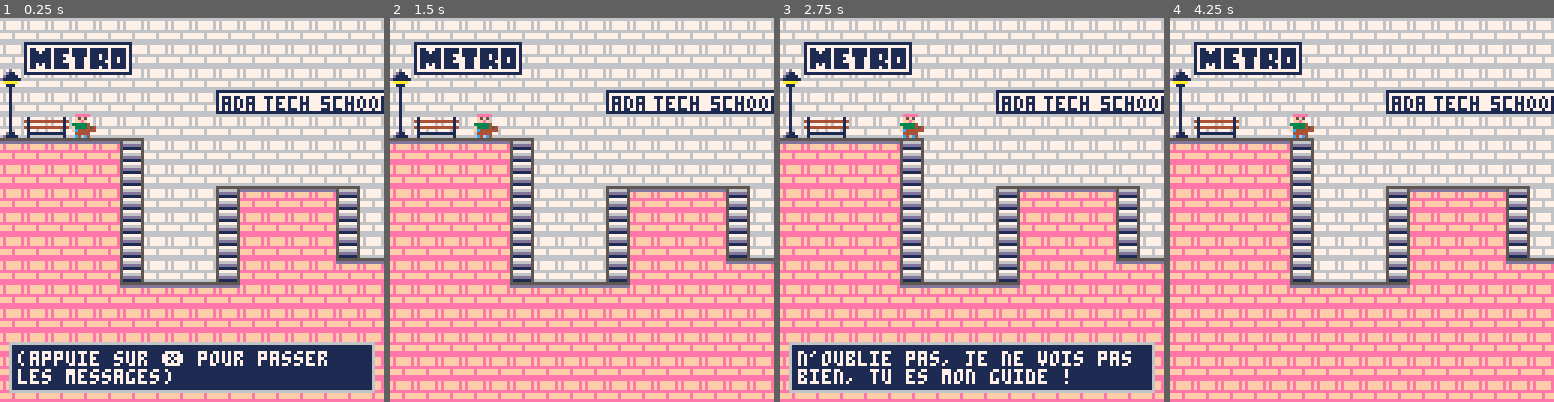
Above: before the commit, frames 1-4 (left to right).
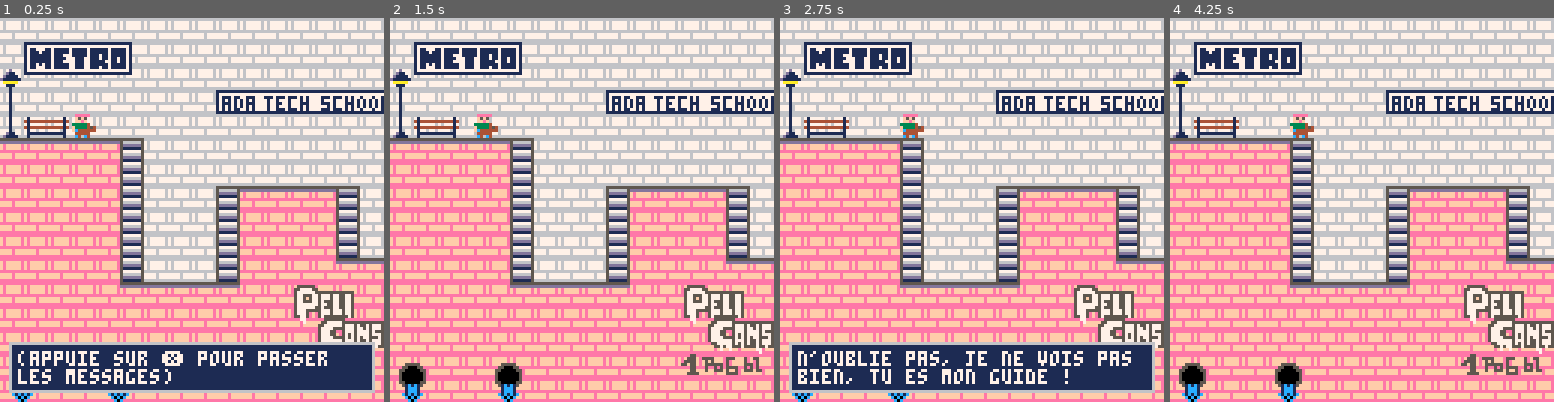
Above: after the commit, the same moments.

Repository: EdithMenechi/Projet-ADA-1-Jeu-Pico-8-Woof-
Game: PICO-8 cartridge woof.p8
Same seed, same stepped clock (60 frames per second), same inputs: the game is played once before the commit and once after it.
Inputs:
- Up to frame 1 (0.25 s): no input
- Up to frame 2 (1.5 s): tap X (X key) at 0.33, 1.07 s
- Up to frame 3 (2.75 s): hold Right 1.6-2.1 s; tap X (X key) at 1.85 s; hold Up 2.15-2.42 s; hold Right from 2.47 s (still down)
- Up to frame 4 (4.25 s): tap X (X key) at 2.97, 4.08 s; release Right at 3.03 s; hold Left 3.08-3.58 s; hold Down 3.63-3.97 s; hold Right from 4.02 s (still down)

The runs differ from the first frame. In frame 1, 2.3% of the frame differs, in the area x 3-100%, y 69-100%; in frame 2, 3.9%, in the area x 2-100%, y 69-100%; in frame 3, 2.3%; in frame 4, 3.9%.

Commit message:
décors mis à jour

Diff:
--- a/Pelican.p8
+++ /dev/null
@@ -1,238 +0,0 @@
-pico-8 cartridge // http://www.pico-8.com
-version 38
-__lua__
--- mandatory
-
-function _init()
-	create_player()
-	init_msg()
-end
-
-function _update()
-	if not messages[1] then
-		player_movement()
-	end
-	woof()
-	var()
-	down()
-	up()
-	obstacle()
-	didacticiel()
-	update_msg()
-	update_camera()
-end
-
-function _draw()
-	cls()
-	draw_map()
-	draw_player()
-	draw_msg()
-	draw_var()
-end
--->8
--- map et camera
-
--- map
-
-function draw_map()
-	map (0,0,0,0,128,64)
-end
-
-function check_flag(flag,x,y)
-	local sprite=mget(x,y)
-	return fget(sprite,flag)
-end
-
-
--- camera
-
-function update_camera()
- camx=mid(0,p.x-7.5,31-15)
- camy=mid(0,p.y-7.5,31-15)
- camera(camx*8,camy*8)
-end
-
--- mid(... 31-15)
---31:taille max de la carte
---mettre un y fixe
--->8
--- player + woof
-
-function create_player()
-	p={x=6,y=2,sprite=16}
-end
-
-function player_movement()
-	newx=p.x
-	newy=p.y
-		if (btnp(➡️)) newx+=1
-		if (btnp(⬅️)) newx-=1
-	--	if (btnp(⬇️)) newy+=1
-	--	if (btnp(⬆️)) newy-=1
-
-	if not check_flag(0,newx,newy) then
-		p.x=newx
-		p.y=newy
-	end
-end
-
-function draw_player()
-	spr(p.sprite,p.x*8,p.y*8)
-end
-
--- commandes sons
-
-function woof()
- if (btnp(⬅️)) sfx(0)
- if (btnp(⬆️)) sfx(1)
- if (btnp(⬇️)) sfx(2)
- if (btnp(➡️)) sfx(3)
-end
-
--- !regler les commandes
--- haut bas : sons, dg bouger
--- x passer les msgs
--->8
--- actions
-
--- fonction action descendre
-
-function down()
-	if (btn(4)) then --a enlever
-	repeat
-		newy+=1
-		newx=p.x
-	until check_flag(0,newx,newy+1)
-		p.x=newx
-		p.y=newy
-	end
-end
-
--- fonction action monter
-
-function up()
-if (btn(4)) then -- a enlever
-	repeat
-		newy-=1
-		newx=p.x
-	until check_flag(0,newx,newy+1)
-		p.x=newx
-		p.y=newy
-	end
-end
--->8
--- flags
-
-function obstacle()
-	if check_flag(1,newx,newy) then
-	create_msg("aveugle",
-	"on s'arrete, que dois-je \nfaire?")
-	end
-	-- + modif sprite (medor assis)
-end
-
-function didacticiel()
-	if check_flag(2,newx,newy) then
-	create_msg("dida",
-	"consignes")
-	end
-end
-
--->8
--- messages
-
-function init_msg()
-	messages ={}
-end
-
-function create_msg(name,...)
-	msg_title=name
-	messages={...}
-end
-
-function update_msg()
-	if (btn(❎)) then
-		deli(messages,1)
-	end
-end
-
-function draw_msg()
-	if messages[1] then
-		local y=100
-		if p.y%16>9 then
-		y=10
-		end
-		rectfill(3,y+8,124,y+24,4)
-		rect(3,y+8,124,y+24,2)
-		print(messages[1],6,y+11,15)
-	end
-end
-
-
--->8
--- fonctions signal
-
-a="a"
-b="b"
-c="c"
-d="d"
-
-function var()
- if (btnp(⬅️)) then a=1 end
- if (btnp(⬆️)) then b=2 end
- if (btnp(⬇️)) then c=3 end
- if (btnp(➡️)) then d=4 end
- notes=a..b..c..d
-end
-
-function draw_var()
- print(notes,10,2,7)
-end
--- coordonnes du print hors
--- du cadre
-…(24 lines of a section not shown)…
-__gff__
-0001000500000000000000000000000000000300000000000000000000000000000000000000000000000000000000000000000000000000000000000000000000000000000000000000000000000000000000000000000000000000000000000000000000000000000000000000000000000000000000000000000000000000
-0000000000000000000000000000000000000000000000000000000000000000000000000000000000000000000000000000000000000000000000000000000000000000000000000000000000000000000000000000000000000000000000000000000000000000000000000000000000000000000000000000000000000000
-__map__
-0202020202020202020202020202020202020202020202020202020202000000000000000000000000000000000000000000000000000000000000000000000000000000000000000000000000000000000000000000000000000000000000000000000000000000000000000000000000000000000000000000000000000000
-0202020202020202020202020202020202020202020202020202020202000000000000000000000000000000000000000000000000000000000000000000000000000000000000000000000000000000000000000000000000000000000000000000000000000000000000000000000000000000000000000000000000000000
-0202020402020203020212020202020202020202020202020202020202000000000000000000000000000000000000000000000000000000000000000000000000000000000000000000000000000000000000000000000000000000000000000000000000000000000000000000000000000000000000000000000000000000
-0202020202020202020202020202020202020202020202020202020202000000000000000000000000000000000000000000000000000000000000000000000000000000000000000000000000000000000000000000000000000000000000000000000000000000000000000000000000000000000000000000000000000000
-0101010101010101010202020202020202020202020202020202020202000000000000000000000000000000000000000000000000000000000000000000000000000000000000000000000000000000000000000000000000000000000000000000000000000000000000000000000000000000000000000000000000000000
-0202020202020202020202020202020202020202020202020202020202000000000000000000000000000000000000000000000000000000000000000000000000000000000000000000000000000000000000000000000000000000000000000000000000000000000000000000000000000000000000000000000000000000
-0202020202020202020202020202020202020202020202020202020202000000000000000000000000000000000000000000000000000000000000000000000000000000000000000000000000000000000000000000000000000000000000000000000000000000000000000000000000000000000000000000000000000000
-0202020202020202020202020202020202020202020202020202020202000000000000000000000000000000000000000000000000000000000000000000000000000000000000000000000000000000000000000000000000000000000000000000000000000000000000000000000000000000000000000000000000000000
-0202020202020202020202020202020202020202020202020202020202000000000000000000000000000000000000000000000000000000000000000000000000000000000000000000000000000000000000000000000000000000000000000000000000000000000000000000000000000000000000000000000000000000
-0202020202020202020202020202020202020202020202020202020202000000000000000000000000000000000000000000000000000000000000000000000000000000000000000000000000000000000000000000000000000000000000000000000000000000000000000000000000000000000000000000000000000000
-0202020202020202020202020202020202020202020202020202020202000000000000000000000000000000000000000000000000000000000000000000000000000000000000000000000000000000000000000000000000000000000000000000000000000000000000000000000000000000000000000000000000000000
-0202020202020202020202020202020202020202020202020202020202000000000000000000000000000000000000000000000000000000000000000000000000000000000000000000000000000000000000000000000000000000000000000000000000000000000000000000000000000000000000000000000000000000
-0202020202020202020202020202020202020202020202020202020202000000000000000000000000000000000000000000000000000000000000000000000000000000000000000000000000000000000000000000000000000000000000000000000000000000000000000000000000000000000000000000000000000000
-0202020202020202020202020202020202020202020202020202020202000000000000000000000000000000000000000000000000000000000000000000000000000000000000000000000000000000000000000000000000000000000000000000000000000000000000000000000000000000000000000000000000000000
-0202020202020202020202020202020202020202020202020202020202000000000000000000000000000000000000000000000000000000000000000000000000000000000000000000000000000000000000000000000000000000000000000000000000000000000000000000000000000000000000000000000000000000
-
-
-
--- a/pelican final beta v2.p8
+++ b/woof.p8
@@ -376,7 +376,7 @@
 
 __gff__
 0000000100000000000000010000000000000000000100000000000000000000000000000000000000000000000000000000000000000000000000000021000000000000000000000000000000000000000000000000000000000000000000000000000000000000000000000000000000000000000000000000000000000000
-0a00000101010000020000000000000014000000000000000400000000000000000000000000000000000000000000000000000000000000000000000000000000000000000000000000000000000000000000000000000000000000000000000000000000000000000000000000000000000000000000000000000000000000
+0a00000101010000020000000000010114000000000000000400000000000000000000000000000000000000000000000000000000000000000001010100000000000000000000000000000000000000000000000000000000000000000000000000000000000000000000000000000000000000000000000000000000000000
 __map__
 0505050505050505050505050505050505050505050505050505050505050505870000000000000000000000000000000000000000000000000000000000000000000000000000000000000000000000000000000000000000000000000000000000000000000000000000000000000000000000000000000000000000000000
 052021222324050505050505050505050505050505050505050505052627281d870000000000000000000000000000000000000000000000000000000000000000000000000000000000000000000000000000000000000000000000000000000000000000000000000000000000000000000000000000000000000000000000
@@ -389,11 +389,11 @@
 040404040406050505060404040406052c050505050505053c2a2b9084040404870000000000000000000000000000000000000000000000000000000000000000000000000000000000000000000000000000000000000000000000000000000000000000000000000000000000000000000000000000000000000000000000
 040404040406050505060404040406053c058883050585030303030304040404870000000000000000000000000000000000000000000000000000000000000000000000000000000000000000000000000000000000000000000000000000000000000000000000000000000000000000000000000000000000000000000000
 0404040404060505059084040404030303031005050506040404040404040404878700000000000000000000000000000000000000000000000000000000000000000000000000000000000000000000000000000000000000000000000000000000000000000000000000000000000000000000000000000000000000000000
-0404040404030303030304040404040404040605050590840404040404040404878700000000000000000000000000000000000000000000000000000000000000000000000000000000000000000000000000000000000000000000000000000000000000000000000000000000000000000000000000000000000000000000
-0404040404040404040404040404040404040303030303040404040404040404878700000000000000000000000000000000000000000000000000000000000000000000000000000000000000000000000000000000000000000000000000000000000000000000000000000000000000000000000000000000000000000000
-0404040404040404040404040404040404040404040404040404040404040404878700000000000000000000000000000000000000000000000000000000000000000000000000000000000000000000000000000000000000000000000000000000000000000000000000000000000000000000000000000000000000000000
-0404040404040404040404040404040404040404040404040404040404040404870000000000000000000000000000000000000000000000000000000000000000000000000000000000000000000000000000000000000000000000000000000000000000000000000000000000000000000000000000000000000000000000
-0404040404040404040404040404040404040404040404040404040404040404870000000000000000000000000000000000000000000000000000000000000000000000000000000000000000000000000000000000000000000000000000000000000000000000000000000000000000000000000000000000000000000000
+040404040403030303030404494a4b0404040605050590840404040404040404878700000000000000000000000000000000000000000000000000000000000000000000000000000000000000000000000000000000000000000000000000000000000000000000000000000000000000000000000000000000000000000000
+040404040404040404040404595a5b5c04040303030303040404040404040404878700000000000000000000000000000000000000000000000000000000000000000000000000000000000000000000000000000000000000000000000000000000000000000000000000000000000000000000000000000000000000000000
+040404040404040404040404046a6b6c04040404040404040404040404040404878700000000000000000000000000000000000000000000000000000000000000000000000000000000000000000000000000000000000000000000000000000000000000000000000000000000000000000000000000000000000000000000
+505104045051040404040404797a7b7c04040404040450510404040450510404870000000000000000000000000000000000000000000000000000000000000000000000000000000000000000000000000000000000000000000000000000000000000000000000000000000000000000000000000000000000000000000000
+6061040460610404040404040404040404040404040460610404040460610404870000000000000000000000000000000000000000000000000000000000000000000000000000000000000000000000000000000000000000000000000000000000000000000000000000000000000000000000000000000000000000000000
 8787878787878787878787878787878787878787878787878787878787878787878787000000000000000000000000000000000000000000000000000000000000000000000000000000000000000000000000000000000000000000000000000000000000000000000000000000000000000000000000000000000000000000
 8787870000000000000000000000000000000000000000000000000000000000000000000000000000000000000000000000000000000000000000000000000000000000000000000000000000000000000000000000000000000000000000000000000000000000000000000000000000000000000000000000000000000000
 
Not shown, changed: 17 lines of the sprite sheet (__gfx__) section of Pelican.p8
Not shown, changed: the sound effects (__sfx__) section of Pelican.p8
Not shown, changed: 32 lines of the sprite sheet (__gfx__) section of woof.p8
